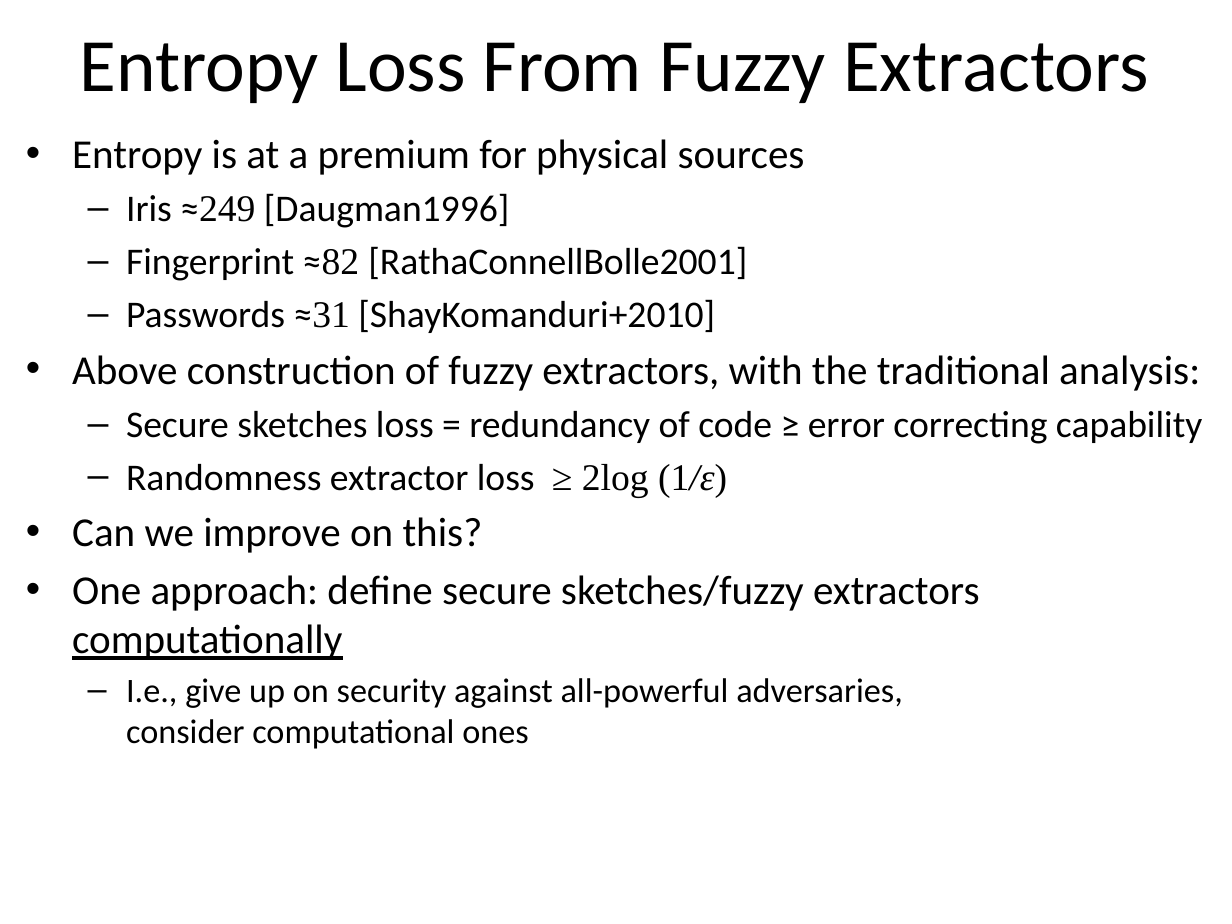
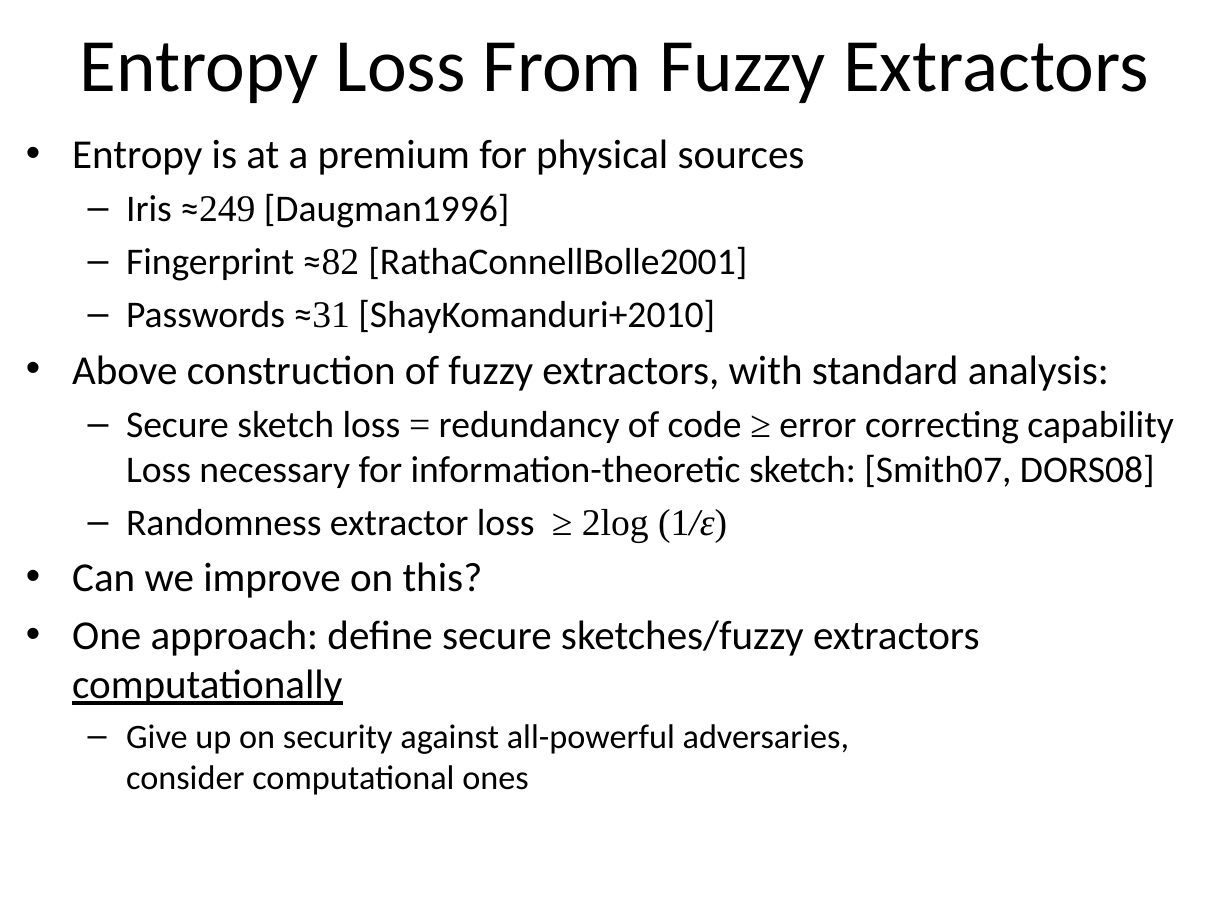
Before and after one commit to xianruimeng/comp-fuzzy-ext, a slide deck: slide 8 of ComputationalFuzzyExtractors-Asiacrypt.pptx. Drawn at 1232x924 pixels with LibreOffice and Linux fonts; fonts in the diff are those of the drawing. Boxes give left, top, right and bottom in pixels: in the first picture for what was removed or moved away, otherwise in the second. Text is boxed around its words. In the diff, an @@ line names an element or a change of style, - is before the commit and + after.

```diff
--- a/ComputationalFuzzyExtractors-Asiacrypt.pptx
+++ b/ComputationalFuzzyExtractors-Asiacrypt.pptx
@@ text at box(72, 355, 1173, 488): text changed; size 24 to 22 pt @@
-• Above construction of fuzzy extractors, with the traditional analysis:
-  – Secure sketches loss = redundancy of code ≥ error correcting capability
+• Above construction of fuzzy extractors, with standard analysis:
+  – Secure sketch loss = redundancy of code ≥ error correcting capability
+    Loss necessary for information-theoretic sketch: [Smith07, DORS08]
@@ text at box(126, 724, 850, 795): text changed @@
-  – I.e., give up on security against all-powerful adversaries,
-    consider computational ones
+  – Give up on security against all-powerful adversaries,
+    consider computational ones
```
Also in this commit, not shown: 15 other slides changed, 2 slides added.
